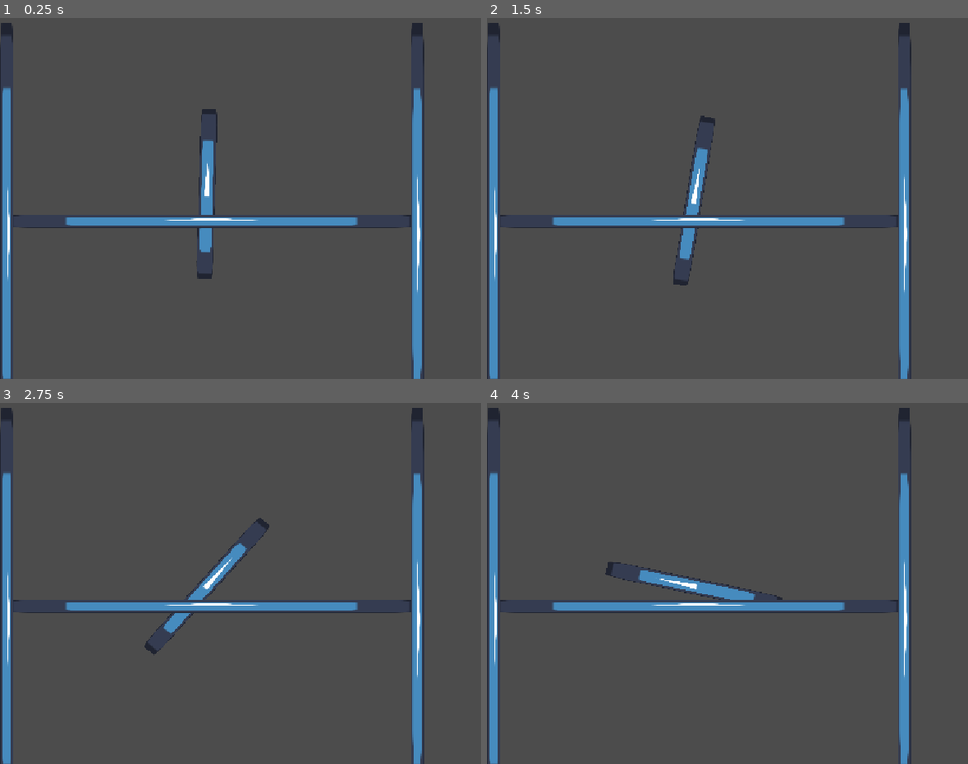
Above: before the commit, frames 1-4 (two rows, left to right).
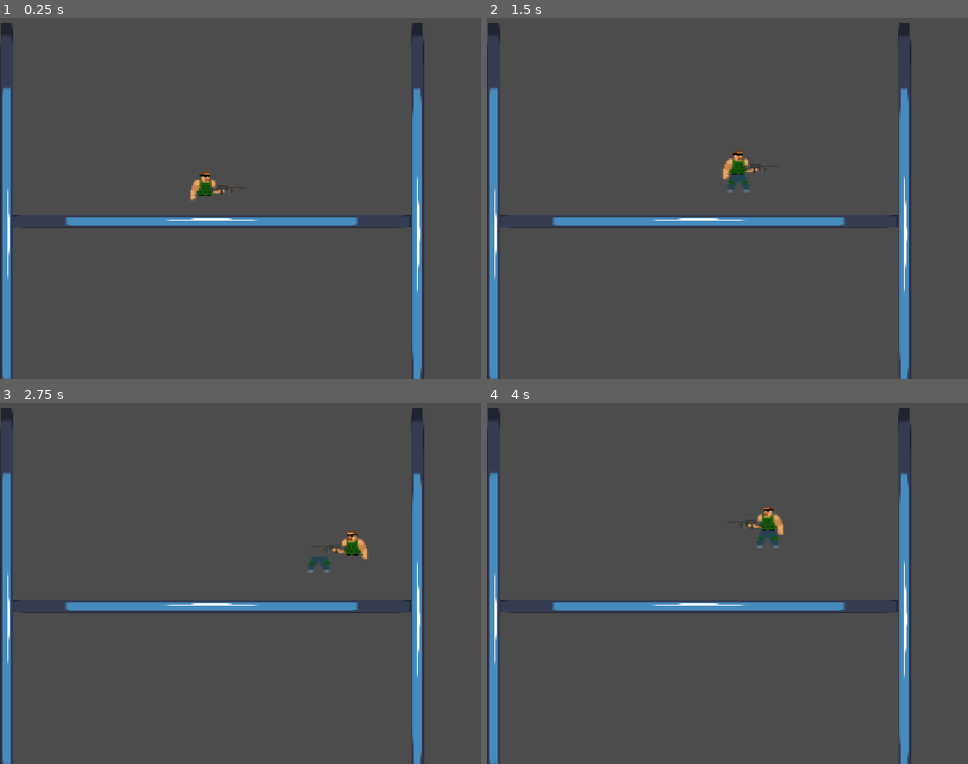
Above: after the commit, the same moments.

Repository: jacmaxmat/gamejam-dns
Game: Godot game, scene res://Player/PlayerTestWindow.tscn
The game is run twice, just before and just after one commit, with the same random seed, the same clock (stepped at 60 frames per second) and the same inputs. This scene is started directly instead of the project's main scene. The engine's default icon, where the game draws it, is replaced by a stand-in: a white triangle on a blue panel in a dark square.
Inputs (mouse positions are in pixels of both pictures, inside the frame that each line leads up to):
- Up to frame 1 (0.25 s): no input
- Up to frame 2 (1.5 s): move the mouse to (780, 267) at 0.52 s; hold D (move_right, bound only after the commit) from 0.53 s (still down); click (780, 267) at 0.6 s; tap Space (jump, bound only after the commit) at 0.77, 0.8, 1.07, 1.35 s; move the mouse to (outside the picture) at 1.27 s
- Up to frame 3 (2.75 s): tap Space (jump, bound only after the commit) at 1.52, 1.82, 2.3 s; click (outside the picture) at 1.55 s; move the mouse to (129, 525) at 2.02 s; release D (move_right, bound only after the commit) at 2.03 s; hold A (move_left, bound only after the commit) from 2.03 s (still down); click (129, 525) at 2.1 s
- Up to frame 4 (4 s): keep holding A (move_left, bound only after the commit); move the mouse to (847, 579) at 2.77 s; click (847, 579) at 2.85 s; tap Space (jump, bound only after the commit) at 3.02, 3.32, 3.6, 3.77 s; move the mouse to (717, 486) at 3.52 s

The runs differ from the first frame. In frame 1, 1.0% of the frame differs, in the area x 39-48%, y 25-73%; in frame 2, 1.3%; in frame 3, 1.3%; in frame 4, 1.3%, in the area x 24-62%, y 28-55%.

Commit message:
Player update and animations basic setup

Diff:
--- a/Player/Player.tscn
+++ b/Player/Player.tscn
@@ -1,18 +1,19 @@
 [gd_scene format=3 uid="uid://dxqolxv2isnx4"]
 
-[ext_resource type="Script" uid="uid://l2xwkp5ehgai" path="res://Player/player.gd" id="1_nt8xy"]
-[ext_resource type="Texture2D" uid="uid://iqfm3qnjsu0k" path="res://system obstacles/icon.svg" id="2_p34sf"]
-[ext_resource type="PackedScene" uid="uid://ba5qchpqa3sjt" path="res://Player/PlayerComponents/GravityComponent.tscn" id="3_jcd70"]
-[ext_resource type="PackedScene" uid="uid://8dihvdwt7vo2" path="res://Player/PlayerComponents/InputComponent.tscn" id="4_jcd70"]
-[ext_resource type="PackedScene" uid="uid://dvgthpgx2ov87" path="res://Player/PlayerComponents/MovementComponent.tscn" id="5_mg4xy"]
-[ext_resource type="PackedScene" uid="uid://cah3v6u2iposi" path="res://Player/PlayerComponents/JumpComponent.tscn" id="5_p34sf"]
-[ext_resource type="PackedScene" uid="uid://bh5y5laitjgr2" path="res://Player/PlayerComponents/ShootingComponent.tscn" id="7_b5s0s"]
-[ext_resource type="PackedScene" uid="uid://w2g1t002cg0n" path="res://Player/PlayerComponents/AimComponent.tscn" id="8_4nyta"]
-[ext_resource type="PackedScene" uid="uid://dkhf0xdun4k5b" path="res://Player/Bullet.tscn" id="9_nemls"]
+[ext_resource type="Script" uid="uid://l2xwkp5ehgai" path="res://Player/player.gd" id="1_0j2ni"]
+[ext_resource type="Texture2D" uid="uid://cpl81ymj2026q" path="res://assety/ludek_idle.png" id="2_v0k0e"]
+[ext_resource type="Texture2D" uid="uid://daks48p7o7pug" path="res://assety/ludek_cialo_przod.png" id="3_5wa8t"]
+[ext_resource type="PackedScene" uid="uid://ddxu1ya4pl67h" path="res://Player/PlayerComponents/AnimationComponent.tscn" id="4_p7tob"]
+[ext_resource type="Texture2D" uid="uid://dxnodlopypqsj" path="res://assety/ludek_skok.png" id="4_v0k0e"]
+[ext_resource type="PackedScene" uid="uid://w2g1t002cg0n" path="res://Player/PlayerComponents/AimComponent.tscn" id="5_dm7nj"]
+[ext_resource type="PackedScene" uid="uid://bh5y5laitjgr2" path="res://Player/PlayerComponents/ShootingComponent.tscn" id="6_3mea3"]
+[ext_resource type="PackedScene" uid="uid://cah3v6u2iposi" path="res://Player/PlayerComponents/JumpComponent.tscn" id="7_7v5gs"]
+[ext_resource type="PackedScene" uid="uid://dvgthpgx2ov87" path="res://Player/PlayerComponents/MovementComponent.tscn" id="8_8sa4y"]
+[ext_resource type="PackedScene" uid="uid://ba5qchpqa3sjt" path="res://Player/PlayerComponents/GravityComponent.tscn" id="9_3nb2p"]
+[ext_resource type="PackedScene" uid="uid://8dihvdwt7vo2" path="res://Player/PlayerComponents/InputComponent.tscn" id="10_d7xyo"]
 
 [sub_resource type="CapsuleShape2D" id="CapsuleShape2D_e8ooo"]
-radius = 8.0
-height = 20.0
+radius = 14.0
 
 [sub_resource type="Animation" id="Animation_p34sf"]
 length = 0.26666668
@@ -20,14 +21,50 @@
 tracks/0/type = "value"
 tracks/0/imported = false
 tracks/0/enabled = true
-tracks/0/path = NodePath("Sprite2D:texture:region")
-tracks/0/interp = 1
-tracks/0/loop_wrap = true
-tracks/0/keys = {
-"times": PackedFloat32Array(0, 0.25),
-"transitions": PackedFloat32Array(1, 1),
-"update": 0,
-"values": [Rect2(9, 51, 16, 13), Rect2(9, 51, 16, 13)]
+tracks/0/path = NodePath("VisualLayer/LowerBody:hframes")
+tracks/0/interp = 1
+tracks/0/loop_wrap = true
+tracks/0/keys = {
+"times": PackedFloat32Array(0),
+"transitions": PackedFloat32Array(1),
+"update": 1,
+"values": [2]
+}
+tracks/1/type = "value"
+tracks/1/imported = false
+tracks/1/enabled = true
+tracks/1/path = NodePath("VisualLayer/LowerBody:vframes")
+tracks/1/interp = 1
+tracks/1/loop_wrap = true
+tracks/1/keys = {
+"times": PackedFloat32Array(0),
+"transitions": PackedFloat32Array(1),
+"update": 1,
+"values": [1]
+}
+tracks/2/type = "value"
+tracks/2/imported = false
+tracks/2/enabled = true
+tracks/2/path = NodePath("VisualLayer/LowerBody:frame")
+tracks/2/interp = 1
+tracks/2/loop_wrap = true
+tracks/2/keys = {
+"times": PackedFloat32Array(0),
+"transitions": PackedFloat32Array(1),
+"update": 1,
+"values": [0]
+}
+tracks/3/type = "value"
+tracks/3/imported = false
+tracks/3/enabled = true
+tracks/3/path = NodePath("VisualLayer/LowerBody:texture")
+tracks/3/interp = 1
+tracks/3/loop_wrap = true
+tracks/3/keys = {
+"times": PackedFloat32Array(0),
+"transitions": PackedFloat32Array(1),
+"update": 1,
+"values": [ExtResource("2_v0k0e")]
 }
 
 [sub_resource type="Animation" id="Animation_b5s0s"]
@@ -36,7 +73,7 @@
 tracks/0/type = "value"
 tracks/0/imported = false
 tracks/0/enabled = true
-tracks/0/path = NodePath("Sprite2D:texture:region")
+tracks/0/path = NodePath("VisualLayer/UpperBody:texture:region")
 tracks/0/interp = 1
 tracks/0/loop_wrap = true
 tracks/0/keys = {
@@ -46,47 +83,188 @@
 "values": [Rect2(9, 51, 16, 13), Rect2(105, 52, 16, 12)]
 }
 
+[sub_resource type="Animation" id="Animation_0j2ni"]
+resource_name = "jump"
+step = 0.083333336
+tracks/0/type = "value"
+tracks/0/imported = false
+tracks/0/enabled = true
+tracks/0/path = NodePath("VisualLayer/LowerBody:texture")
+tracks/0/interp = 1
+tracks/0/loop_wrap = true
+tracks/0/keys = {
+"times": PackedFloat32Array(0.64142895),
+"transitions": PackedFloat32Array(1),
+"update": 1,
+"values": [ExtResource("4_v0k0e")]
+}
+tracks/1/type = "value"
+tracks/1/imported = false
+tracks/1/enabled = true
+tracks/1/path = NodePath("VisualLayer/LowerBody:hframes")
+tracks/1/interp = 1
+tracks/1/loop_wrap = true
+tracks/1/keys = {
+"times": PackedFloat32Array(0.64142895),
+"transitions": PackedFloat32Array(1),
+"update": 1,
+"values": [4]
+}
+tracks/2/type = "value"
+tracks/2/imported = false
+tracks/2/enabled = true
+tracks/2/path = NodePath("VisualLayer/LowerBody:vframes")
+tracks/2/interp = 1
+tracks/2/loop_wrap = true
+tracks/2/keys = {
+"times": PackedFloat32Array(0.64142895),
+"transitions": PackedFloat32Array(1),
+"update": 1,
+"values": [1]
+}
+tracks/3/type = "value"
+tracks/3/imported = false
+tracks/3/enabled = true
+tracks/3/path = NodePath("VisualLayer/LowerBody:frame")
+tracks/3/interp = 1
+tracks/3/loop_wrap = true
+tracks/3/keys = {
+"times": PackedFloat32Array(0.16666667, 0.33333334, 0.5, 0.64142895),
+"transitions": PackedFloat32Array(1, 1, 1, 1),
+"update": 1,
+"values": [1, 2, 3, 0]
+}
+
+[sub_resource type="Animation" id="Animation_evw08"]
+resource_name = "legs_idle"
+step = 0.083333336
+tracks/0/type = "value"
+tracks/0/imported = false
+tracks/0/enabled = true
+tracks/0/path = NodePath("VisualLayer/LowerBody:texture")
+tracks/0/interp = 1
+tracks/0/loop_wrap = true
+tracks/0/keys = {
+"times": PackedFloat32Array(0),
+"transitions": PackedFloat32Array(1),
+"update": 1,
+"values": [ExtResource("2_v0k0e")]
+}
+tracks/1/type = "value"
+tracks/1/imported = false
+tracks/1/enabled = true
+tracks/1/path = NodePath("VisualLayer/LowerBody:hframes")
+tracks/1/interp = 1
+tracks/1/loop_wrap = true
+tracks/1/keys = {
+"times": PackedFloat32Array(0),
+"transitions": PackedFloat32Array(1),
+"update": 1,
+"values": [2]
+}
+tracks/2/type = "value"
+tracks/2/imported = false
+tracks/2/enabled = true
+tracks/2/path = NodePath("VisualLayer/LowerBody:vframes")
+tracks/2/interp = 1
+tracks/2/loop_wrap = true
+tracks/2/keys = {
+"times": PackedFloat32Array(0),
+"transitions": PackedFloat32Array(1),
+"update": 1,
+"values": [1]
+}
+tracks/3/type = "value"
+tracks/3/imported = false
+tracks/3/enabled = true
+tracks/3/path = NodePath("VisualLayer/LowerBody:frame")
+tracks/3/interp = 1
+tracks/3/loop_wrap = true
+tracks/3/keys = {
+"times": PackedFloat32Array(0, 0.16666667),
+"transitions": PackedFloat32Array(1, 1),
+"update": 1,
+"values": [0, 1]
+}
+
 [sub_resource type="AnimationLibrary" id="AnimationLibrary_4nyta"]
 _data = {
 &"RESET": SubResource("Animation_p34sf"),
-&"idle": SubResource("Animation_b5s0s")
-}
-
-[node name="Player" type="CharacterBody2D" unique_id=283957801 node_paths=PackedStringArray("gravity_component", "input_component", "movement_component", "jump_component", "shooting_component", "aim_component")]
-script = ExtResource("1_nt8xy")
+&"idle": SubResource("Animation_b5s0s"),
+&"jump": SubResource("Animation_0j2ni"),
+&"legs_idle": SubResource("Animation_evw08")
+}
+
+[sub_resource type="AnimationNodeAnimation" id="AnimationNodeAnimation_v0k0e"]
+animation = &"jump"
+
+[sub_resource type="AnimationNodeAnimation" id="AnimationNodeAnimation_0j2ni"]
+animation = &"legs_idle"
+
+[sub_resource type="AnimationNodeStateMachineTransition" id="AnimationNodeStateMachineTransition_v0k0e"]
+advance_mode = 2
+
+[sub_resource type="AnimationNodeStateMachineTransition" id="AnimationNodeStateMachineTransition_5wa8t"]
+advance_mode = 2
+
+[sub_resource type="AnimationNodeStateMachineTransition" id="AnimationNodeStateMachineTransition_p7tob"]
+advance_mode = 2
+
+[sub_resource type="AnimationNodeStateMachine" id="AnimationNodeStateMachine_0j2ni"]
+states/End/position = Vector2(536, 100)
+states/jump/node = SubResource("AnimationNodeAnimation_v0k0e")
+states/jump/position = Vector2(352, 18)
+states/legs_idle/node = SubResource("AnimationNodeAnimation_0j2ni")
+states/legs_idle/position = Vector2(352, 97)
+transitions = ["Start", "legs_idle", SubResource("AnimationNodeStateMachineTransition_v0k0e"), "legs_idle", "End", SubResource("AnimationNodeStateMachineTransition_5wa8t"), "legs_idle", "jump", SubResource("AnimationNodeStateMachineTransition_p7tob")]
+
+[node name="Player" type="CharacterBody2D" unique_id=283957801 node_paths=PackedStringArray("gravity_component", "input_component", "movement_component", "jump_component", "shooting_component", "aim_component", "animation_component")]
+script = ExtResource("1_0j2ni")
 gravity_component = NodePath("GravityComponent")
 input_component = NodePath("InputComponent")
 movement_component = NodePath("MovementComponent")
 jump_component = NodePath("JumpComponent")
 shooting_component = NodePath("ShootingComponent")
 aim_component = NodePath("AimComponent")
+animation_component = NodePath("AnimationComponent")
+
+[node name="VisualLayer" type="Node2D" parent="." unique_id=808254088]
+position = Vector2(30, -1)
+
+[node name="LowerBody" type="Sprite2D" parent="VisualLayer" unique_id=967972025]
+texture = ExtResource("2_v0k0e")
+hframes = 2
+
+[node name="UpperBody" type="Sprite2D" parent="VisualLayer" unique_id=2003255157]
+texture = ExtResource("3_5wa8t")
+
+[node name="GunBarrel" type="Node2D" parent="VisualLayer/UpperBody" unique_id=1600311324]
+position = Vector2(127.999985, -0.8101074)
+scale = Vector2(10.666666, 6.4810114)
 
 [node name="CollisionShape2D" type="CollisionShape2D" parent="." unique_id=591169664]
 shape = SubResource("CapsuleShape2D_e8ooo")
 
-[node name="Sprite2D" type="Sprite2D" parent="." unique_id=2003255157]
-position = Vector2(3.5762793e-07, 0.124997064)
-scale = Vector2(0.09375001, 0.1542969)
-texture = ExtResource("2_p34sf")
-
-[node name="GunBarrel" type="Node2D" parent="Sprite2D" unique_id=1600311324]
-position = Vector2(127.999985, -0.8101074)
-scale = Vector2(10.666666, 6.4810114)
-
 [node name="AnimationPlayer" type="AnimationPlayer" parent="." unique_id=2128793517]
 libraries/ = SubResource("AnimationLibrary_4nyta")
 
-[node name="AimComponent" parent="." unique_id=815195812 node_paths=PackedStringArray("upper_body_node") instance=ExtResource("8_4nyta")]
-upper_body_node = NodePath("../Sprite2D")
-
-[node name="GravityComponent" parent="." unique_id=205644579 instance=ExtResource("3_jcd70")]
-
-[node name="InputComponent" parent="." unique_id=875117109 instance=ExtResource("4_jcd70")]
-
-[node name="MovementComponent" parent="." unique_id=519919160 instance=ExtResource("5_mg4xy")]
-
-[node name="JumpComponent" parent="." unique_id=1854653841 instance=ExtResource("5_p34sf")]
-
-[node name="ShootingComponent" parent="." unique_id=1564365199 node_paths=PackedStringArray("spawn_point") instance=ExtResource("7_b5s0s")]
-bullet_scene = ExtResource("9_nemls")
-spawn_point = NodePath("../Sprite2D/GunBarrel")
+[node name="AnimationTree" type="AnimationTree" parent="." unique_id=1861349606]
+tree_root = SubResource("AnimationNodeStateMachine_0j2ni")
+anim_player = NodePath("../AnimationPlayer")
+
+[node name="AnimationComponent" parent="." unique_id=205644579 node_paths=PackedStringArray("animation_tree", "visuals_node") instance=ExtResource("4_p7tob")]
+animation_tree = NodePath("../AnimationTree")
+visuals_node = NodePath("../VisualLayer")
+
+[node name="AimComponent" parent="." unique_id=1526710016 instance=ExtResource("5_dm7nj")]
+
+[node name="ShootingComponent" parent="." unique_id=351609752 instance=ExtResource("6_3mea3")]
+
+[node name="JumpComponent" parent="." unique_id=391932550 instance=ExtResource("7_7v5gs")]
+jump_velocity = -500.0
+
+[node name="MovementComponent" parent="." unique_id=889880810 instance=ExtResource("8_8sa4y")]
+
+[node name="GravityComponent" parent="." unique_id=758592051 instance=ExtResource("9_3nb2p")]
+
+[node name="InputComponent" parent="." unique_id=398532608 instance=ExtResource("10_d7xyo")]
--- /dev/null
+++ b/Player/PlayerComponents/AnimationComponent.tscn
@@ -0,0 +1,6 @@
+[gd_scene format=3 uid="uid://ddxu1ya4pl67h"]
+
+[ext_resource type="Script" uid="uid://ske1i30pj4dw" path="res://Player/PlayerComponents/animation_component.gd" id="1_7cl7y"]
+
+[node name="AnimationComponent" type="Node" unique_id=205644579]
+script = ExtResource("1_7cl7y")
--- /dev/null
+++ b/Player/PlayerComponents/animation_component.gd
@@ -0,0 +1,30 @@
+class_name AnimationComponent
+extends Node
+
+@export_subgroup("nodes")
+@export var animation_tree: AnimationTree
+@export var visuals_node: Node2D
+
+var legs_playback: AnimationNodeStateMachinePlayback
+
+func _ready() -> void:
+	if animation_tree:
+		legs_playback = animation_tree.get("parameters/playback")
+
+func handle_animations(body: CharacterBody2D, target_position: Vector2) -> void:
+	if animation_tree == null or visuals_node == null:
+		return
+
+	var is_aiming_left: bool = target_position.x < visuals_node.global_position.x
+	visuals_node.scale.x = -1 if is_aiming_left else 1
+
+	if not body.is_on_floor():
+		if body.velocity.y < 0:
+			legs_playback.travel("jump")
+		#else:
+			#legs_playback.travel("fall")
+	else:
+		if not abs(body.velocity.x) > 10:
+			#legs_playback.travel("walk")
+		#else:
+			legs_playback.travel("legs_idle")
--- a/Player/player.gd
+++ b/Player/player.gd
@@ -7,12 +7,13 @@
 @export var jump_component: JumpComponent
 @export var shooting_component: ShootingComponent
 @export var aim_component: AimComponent
+@export var animation_component: AnimationComponent
 
 func _physics_process(delta: float) -> void:
 	gravity_component.handle_gravity(self, delta)
 	movement_component.handle_horizontal_movement(self, input_component.input_horizontal)
 	jump_component.handle_jump(self, input_component.get_jump_input(), input_component.get_jump_input_released())
-	aim_component.handle_aim(self, get_global_mouse_position())
+	animation_component.handle_animations(self, get_global_mouse_position())
 	shooting_component.handle_shoot(input_component.get_shoot_input())
 
 	move_and_slide()
--- a/project.godot
+++ b/project.godot
@@ -22,7 +22,6 @@
 
 [display]
 
-window/size/mode=3
 window/size/borderless=true
 window/size/always_on_top=true
 window/size/transparent=true
@@ -31,6 +30,29 @@
 window/stretch/mode="canvas_items"
 window/stretch/aspect="expand"
 window/per_pixel_transparency/allowed=true
+
+[input]
+
+move_left={
+"deadzone": 0.2,
+"events": [Object(InputEventKey,"resource_local_to_scene":false,"resource_name":"","device":-1,"window_id":0,"alt_pressed":false,"shift_pressed":false,"ctrl_pressed":false,"meta_pressed":false,"pressed":false,"keycode":0,"physical_keycode":65,"key_label":0,"unicode":97,"location":0,"echo":false,"script":null)
+]
+}
+move_right={
+"deadzone": 0.2,
+"events": [Object(InputEventKey,"resource_local_to_scene":false,"resource_name":"","device":-1,"window_id":0,"alt_pressed":false,"shift_pressed":false,"ctrl_pressed":false,"meta_pressed":false,"pressed":false,"keycode":0,"physical_keycode":68,"key_label":0,"unicode":100,"location":0,"echo":false,"script":null)
+]
+}
+jump={
+"deadzone": 0.2,
+"events": [Object(InputEventKey,"resource_local_to_scene":false,"resource_name":"","device":-1,"window_id":0,"alt_pressed":false,"shift_pressed":false,"ctrl_pressed":false,"meta_pressed":false,"pressed":false,"keycode":0,"physical_keycode":32,"key_label":0,"unicode":32,"location":0,"echo":false,"script":null)
+]
+}
+shoot={
+"deadzone": 0.2,
+"events": [Object(InputEventMouseButton,"resource_local_to_scene":false,"resource_name":"","device":-1,"window_id":0,"alt_pressed":false,"shift_pressed":false,"ctrl_pressed":false,"meta_pressed":false,"button_mask":1,"position":Vector2(407, 27),"global_position":Vector2(416, 75),"factor":1.0,"button_index":1,"canceled":false,"pressed":true,"double_click":false,"script":null)
+]
+}
 
 [layer_names]
 
Not shown, added: Player/PlayerComponents/animation_component.gd.uid
